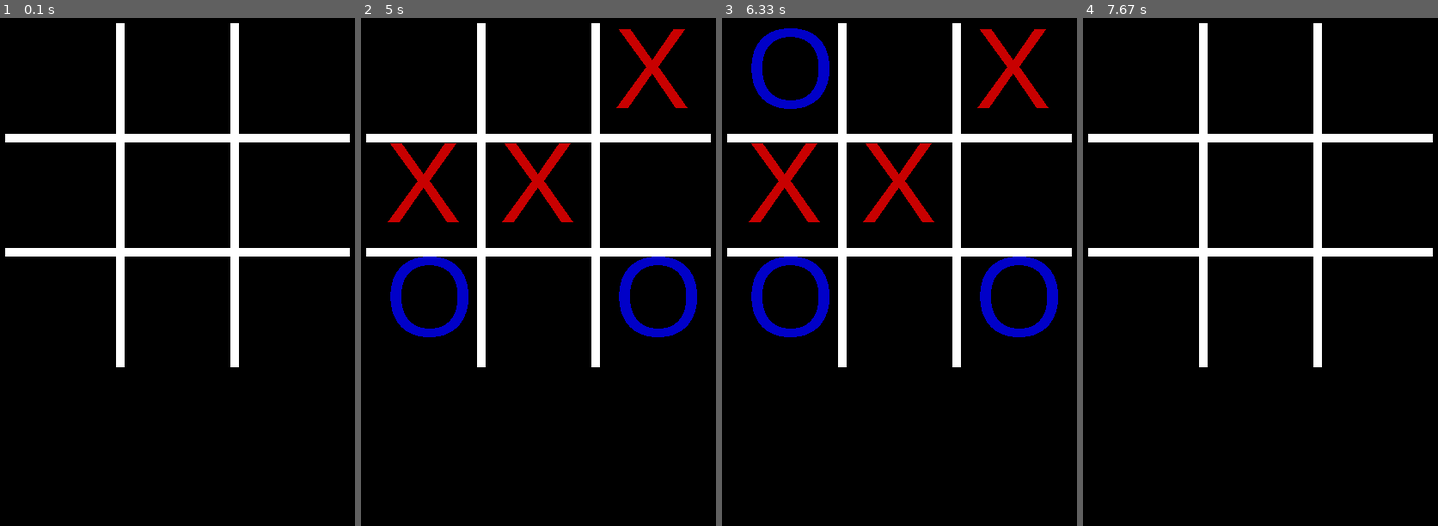
Above: before the commit, frames 1-4 (left to right).
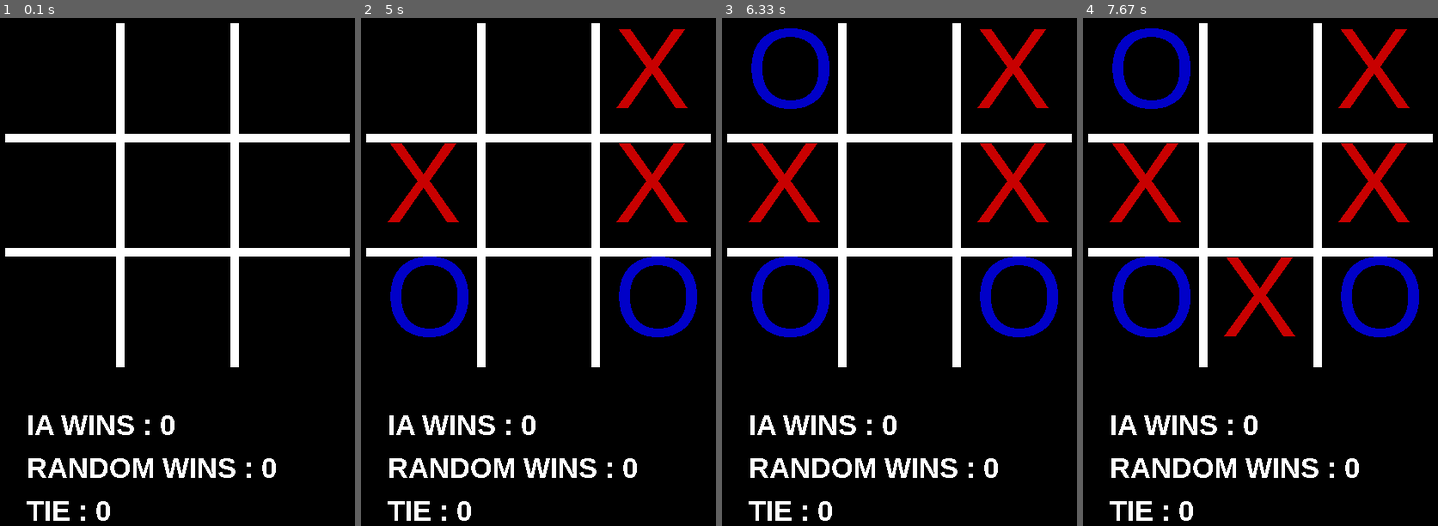
Above: after the commit, the same moments.

Repository: Dreamsplutox/4IABD2_DEEP_REINFORCEMENT_S2
Game: pygame game, started from tictactoe/test_monte_carlo_with_exploring_starts_control.py
The game is run twice, just before and just after one commit, with the same random seed, the same clock (stepped at 60 frames per second) and the same inputs.
Inputs:
- Up to frame 1 (0.1 s): no input
- Up to frame 2 (5 s): no input
- Up to frame 3 (6.33 s): no input
- Up to frame 4 (7.67 s): no input

The runs differ from the first frame. In frame 1, 2.2% of the frame differs, in the area x 7-78%, y 78-99%; in frame 2, 4.1%; in frame 3, 4.1%; in frame 4, 9.7%, in the area x 7-95%, y 2-99%.

Commit message:
fix demo tictactoe

Diff:
--- a/pacman/app_class.py
+++ b/pacman/app_class.py
@@ -190,7 +190,7 @@
 		self.player.draw()
 		for enemy in self.enemies:
 			enemy.draw()
-		pygame.display. update()
+		pygame.display.update()
 
 
 	def remove_life(self):
--- a/tictactoe/tictactoe_demo_iavrandom.py
+++ b/tictactoe/tictactoe_demo_iavrandom.py
@@ -60,7 +60,7 @@
             self.random_wins += 1
         else:
             self.tie += 1
-
+        self.actual = 0
         self.winner = None
 
     def draw_lines(self):
@@ -103,15 +103,10 @@
 
     def choose_IA(self)->(int,int): ########### PB ICI ############
         available = [i[1] + i[0] * 3 for i in self.availablePositions()]
-        print("available moves : ", available)
         if self.last_move != None:
-            move = np.argmax([i for idx,i in enumerate(self.Q[self.last_move]) if idx in available])
+            move = np.where(self.Q[self.last_move] == np.max([i for idx,i in enumerate(self.Q[self.last_move]) if idx in available]))[0][0]
         else:
-            move = np.argmax([i for idx,i in enumerate(self.Q[0]) if idx in available])
-
-        print("Q : ", self.Q[0])
-        print("move : ", move)
-
+            move = np.where(self.Q[0] == np.max([i for idx,i in enumerate(self.Q[0]) if idx in available]))[0][0]
 
         return (move//3,move - 3*(move//3))
 
@@ -140,27 +135,37 @@
         self.screen.fill(backgroundColor)
         self.draw_board()
         self.draw_lines()
+        self.draw_score()
         pygame.display.update()
+
+
+    def draw_text(self, content, screen, pos, size, colour, font_name, centered=False):
+        font = pygame.font.SysFont(font_name, size)
+        text = font.render(content, False, colour)
+        text_size = text.get_size()
+        if centered:
+            pos[0] = pos[0] - text_size[0] // 2
+            pos[1] = pos[1] - text_size[1] // 2
+        screen.blit(text, pos)
+
+    def draw_score(self):
+        self.draw_text('IA WINS : {}'.format(self.IA_wins), self.screen, [75,500], 30, (255,255,255), 'arial black')
+        self.draw_text('RANDOM WINS : {}'.format(self.random_wins), self.screen, [75, 550], 30, (255, 255, 255), 'arial black')
+        self.draw_text('TIE : {}'.format(self.tie), self.screen, [75, 600], 30, (255, 255, 255), 'arial black')
 
     def play(self):
         move = [None, None]
         self.count_before_move += 1
         if self.count_before_move == int(FPS):
-            print(self.board)
-            print(self.availablePositions())
-
             self.count_before_move = 0
             if self.actual == 0 and self.winner == None:
                 move[0],move[1] = self.choose_IA()
                 self.board[move[0]][move[1]] = xMark
-                print(xMark, move)
                 self.actual = 1
             elif self.actual == 1 and self.winner == None:
                 move[0],move[1] = self.choose_random()
                 self.board[move[0]][move[1]] = oMark
                 self.actual = 0
-                print(oMark,move)
-            print("------------------------------------")
             self.winner = self.get_winner()
             if self.winner != None:
 
